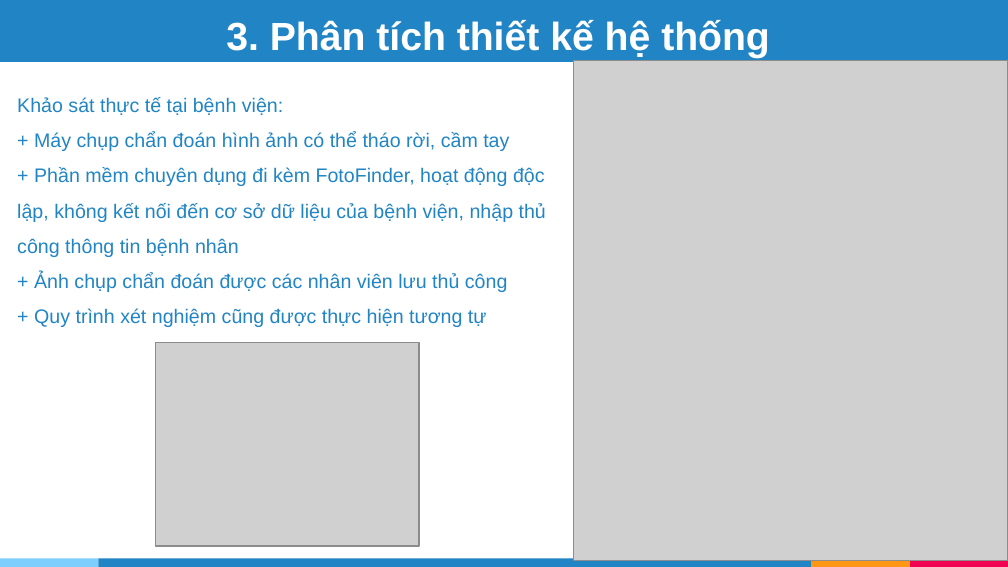
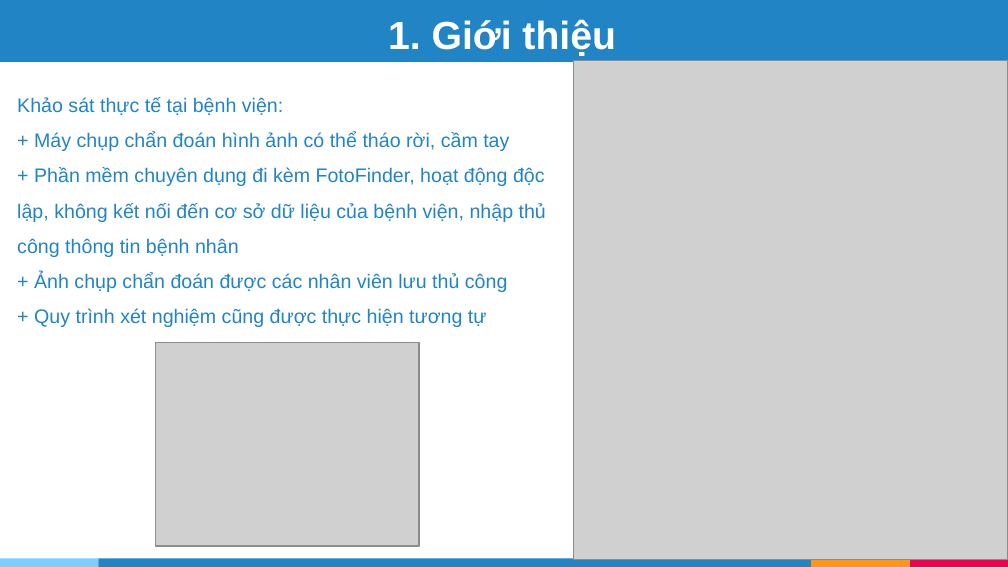
Before and after one commit to tranphuongthao2405/finalproject, a slide deck: slide 4 of report/slide ĐATN - Trần Phương Thảo - 20173383.pptx (slide 9 before the commit). Drawn at 1008x567 pixels with LibreOffice and Linux fonts; fonts in the diff are those of the drawing; grey boxes stand for pictures. Boxes give left, top, right and bottom in pixels: in the first picture for what was removed or moved away, otherwise in the second. Text is boxed around its words. In the diff, an @@ line names an element or a change of style, - is before the commit and + after.

```diff
--- a/report/slide ĐATN - Trần Phương Thảo - 20173383.pptx
+++ b/report/slide ĐATN - Trần Phương Thảo - 20173383.pptx
@@ title removed at [226, 20, 770, 58] @@
-3. Phân tích thiết kế hệ thống
@@ title added at [388, 19, 615, 56], 28 pt, text #FFFFFF, bold @@
+1. Giới thiệu
```
Also in this commit, not shown: 9 other slides changed, 4 slides added, 2 slides removed, 1 other file.
